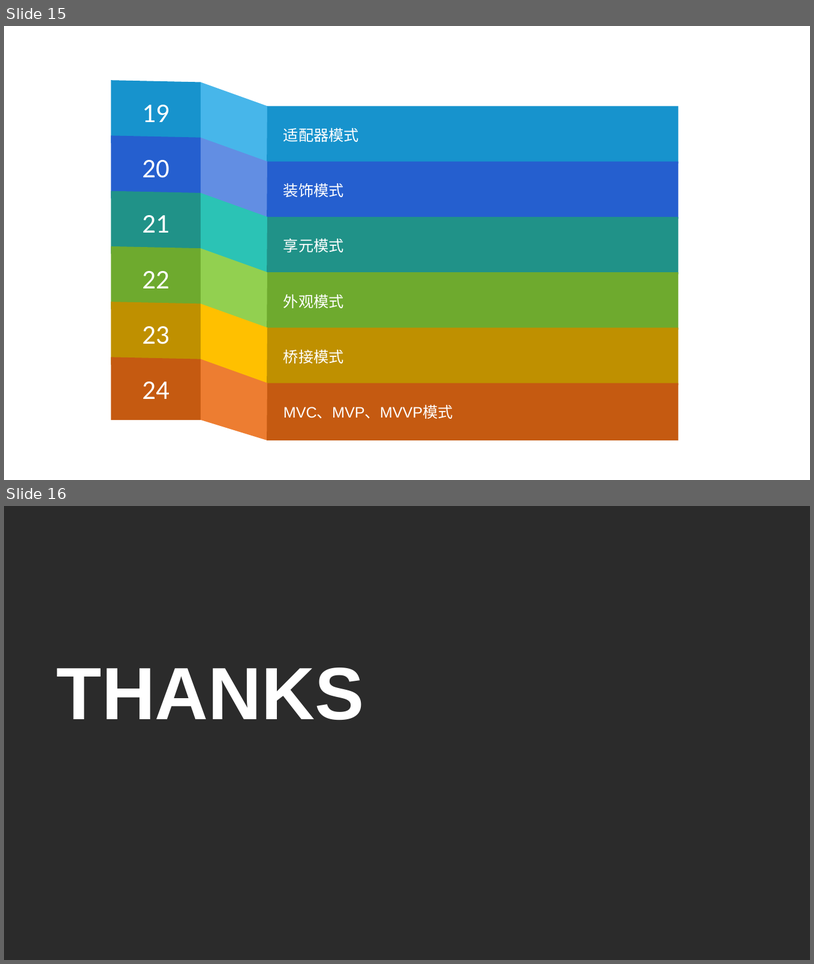
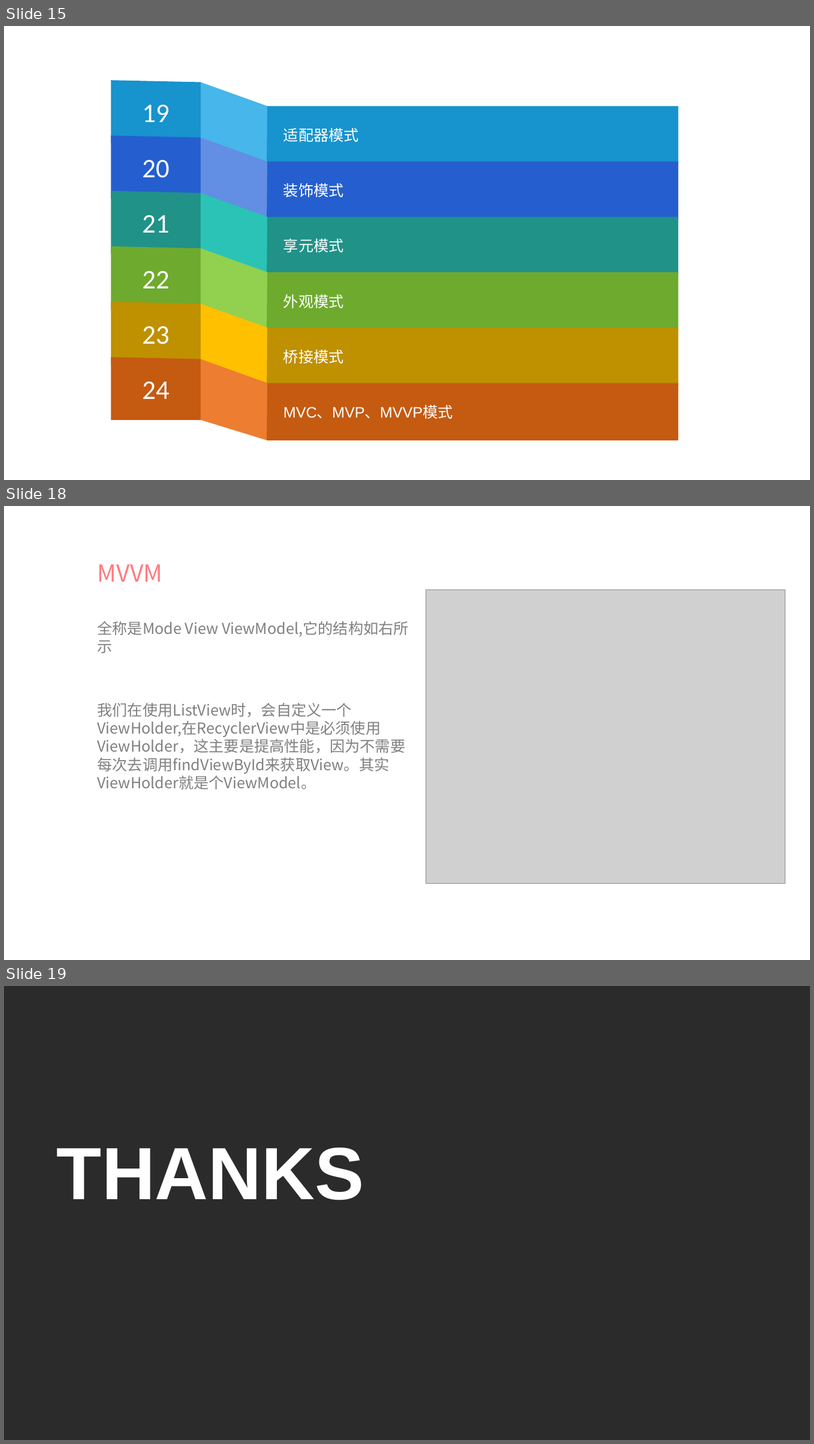
Before and after one commit to fengyulongGit/DesignPatteran, a slide deck: 从设计模式学习Android开发.pptx. Shown one above the other, each under a label of ours: slides 15 and 16 before the commit, slides 15, 18 and 19 after it; the slides between them are not shown. The pictures are 814x964 and 814x1444 pixels, drawn with LibreOffice and Linux fonts; fonts in the diff are those of the drawing; grey boxes stand for pictures; background and template pictures are left out; a plain dark background stands for a picture behind light text. Boxes give left, top, right and bottom in pixels: in the first picture for what was removed or moved away, otherwise in the second. Text is boxed around its words. In the diff, an @@ line names an element or a change of style, - is before the commit and + after.

Commit message:
ppt补充MVC/MVP/MVVM

```diff
--- a/从设计模式学习Android开发.pptx
+++ b/从设计模式学习Android开发.pptx
@@ slide 18 added at (4, 506, 810, 960), background #FFFFFF @@
@@ title added at (97, 564, 162, 582), 28 pt, text #FF7C80 @@
+MVVM
@@ picture added at (426, 589, 786, 883) @@
@@ text added at (97, 621, 409, 789), 18 pt, text #808080 @@
+全称是Mode View ViewModel,它的结构如右所示
+我们在使用ListView时，会自定义一个ViewHolder,在RecyclerView中是必须使用ViewHolder，这主要是提高性能，因为不需要每次去调用findViewById来获取View。其实ViewHolder就是个ViewModel。
@@ what was slide 16 is now slide 19 @@
```
Also in this commit, not shown: 3 slides changed, 2 other slides added.
